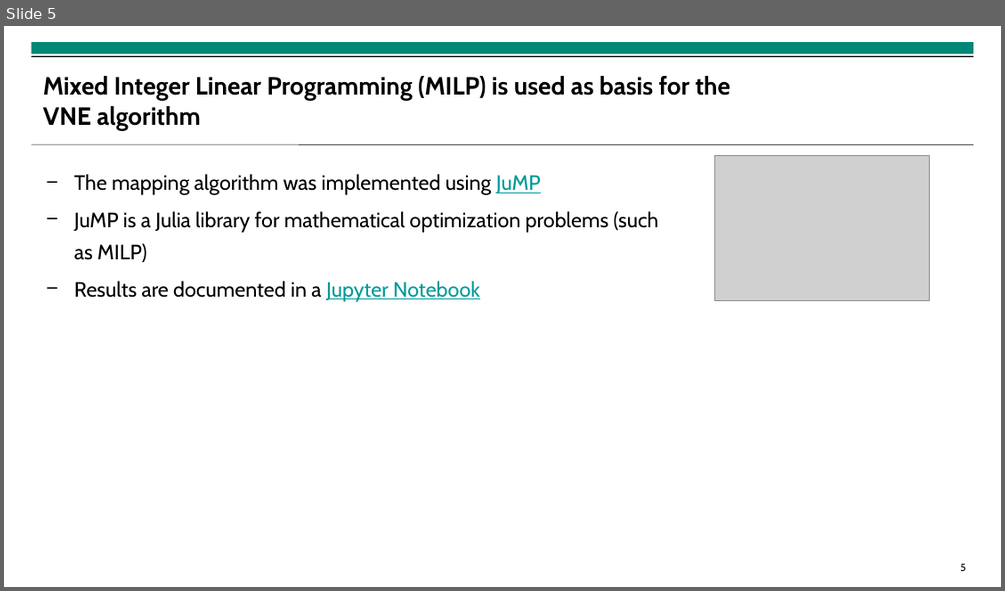
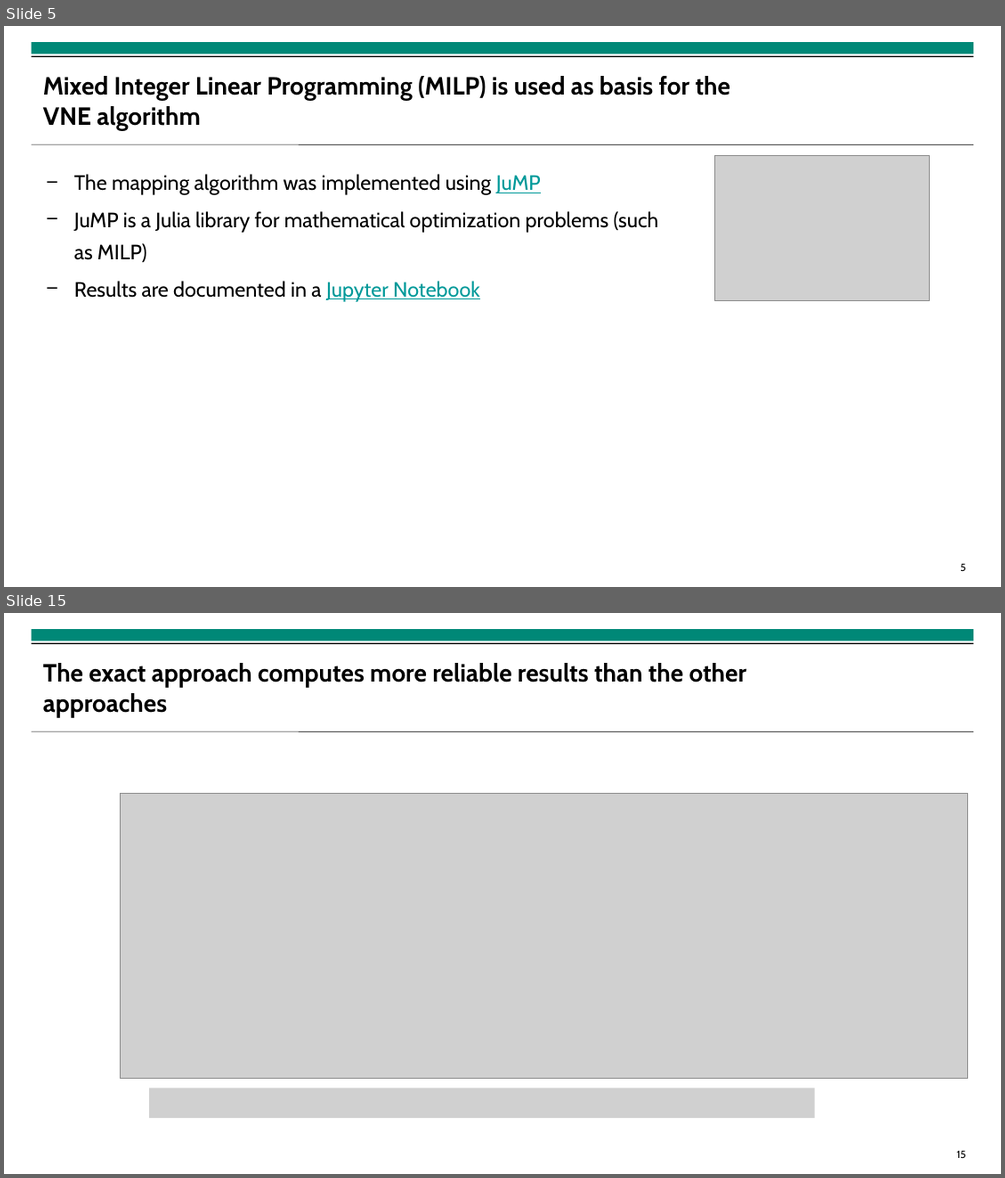
Before and after one commit to isabella-grieser/VNR-optimization-for-VPP, a slide deck: presentation/VPP_Presentation_EINS.pptx. Shown one above the other, each under a label of ours: slide 5 before the commit, slides 5 and 15 after it; the slides between them are not shown. The pictures are 1005x591 and 1005x1178 pixels, drawn with LibreOffice and Linux fonts; fonts in the diff are those of the drawing; grey boxes stand for pictures; background and template pictures are left out. Boxes give left, top, right and bottom in pixels: in the first picture for what was removed or moved away, otherwise in the second. Text is boxed around its words. In the diff, an @@ line names an element or a change of style, - is before the commit and + after.

```diff
--- a/presentation/VPP_Presentation_EINS.pptx
+++ b/presentation/VPP_Presentation_EINS.pptx
@@ slide 15 added at (x1=4, y1=613, x2=1001, y2=1174), background #FFFFFF; not listed: 4 template elements that a slide beside it also shows @@
@@ title added at (x1=43, y1=663, x2=747, y2=717), 24 pt, text #000000, bold @@
+The exact approach computes more reliable results than the other approaches
@@ picture added at (x1=120, y1=793, x2=968, y2=1078) @@
@@ picture added at (x1=149, y1=1088, x2=815, y2=1118) @@
```
Also in this commit, not shown: 7 slides changed, 8 other slides added, 1 slide removed, 18 other files.
